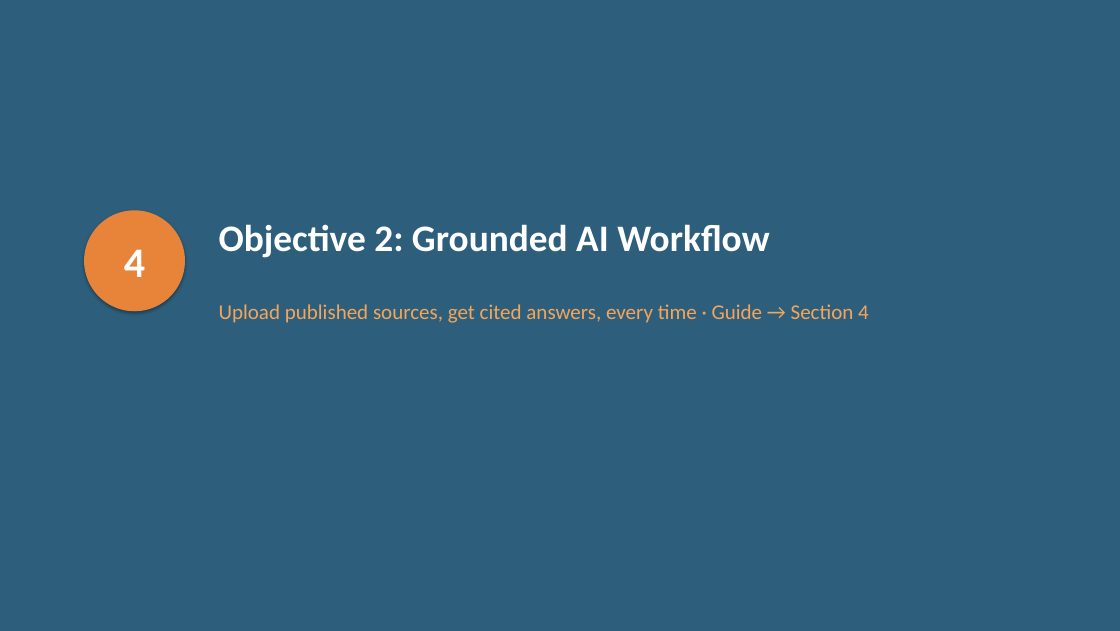
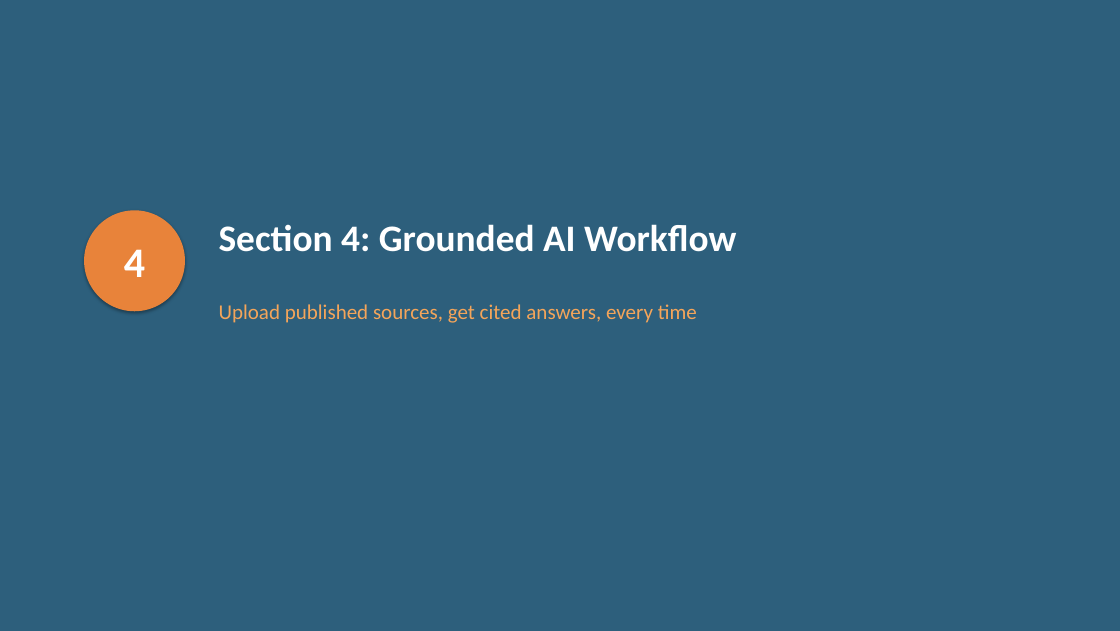
Before and after one commit to diana-brewer/digital-learning-unlocked, a slide deck: slide 9 of Digital Learning Unlocked - Slide Deck.pptx. Drawn at 1120x631 pixels with LibreOffice and Linux fonts; fonts in the diff are those of the drawing. Boxes give left, top, right and bottom in pixels: in the first picture for what was removed or moved away, otherwise in the second. Text is boxed around its words. In the diff, an @@ line names an element or a change of style, - is before the commit and + after.

```diff
--- a/Digital Learning Unlocked - Slide Deck.pptx
+++ b/Digital Learning Unlocked - Slide Deck.pptx
@@ text at box(219, 224, 736, 252): text changed @@
-Objective 2: Grounded AI Workflow
+Section 4: Grounded AI Workflow
@@ text at box(219, 304, 697, 323): text changed @@
-Upload published sources, get cited answers, every time · Guide → Section 4
+Upload published sources, get cited answers, every time
```
Also in this commit, not shown: 7 other slides changed, 3 other files.
